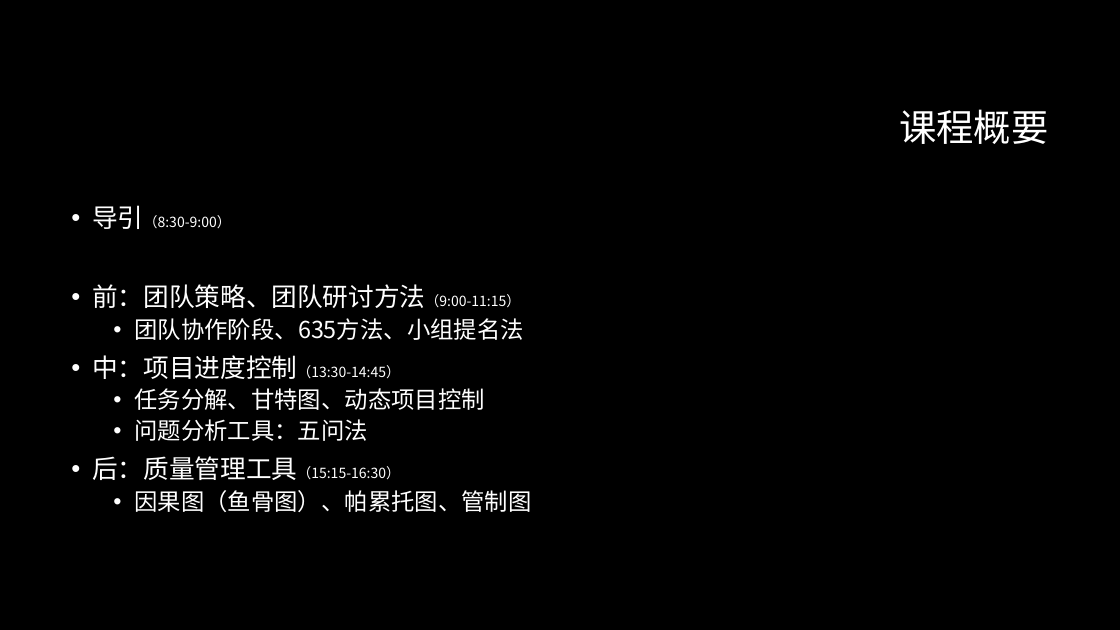
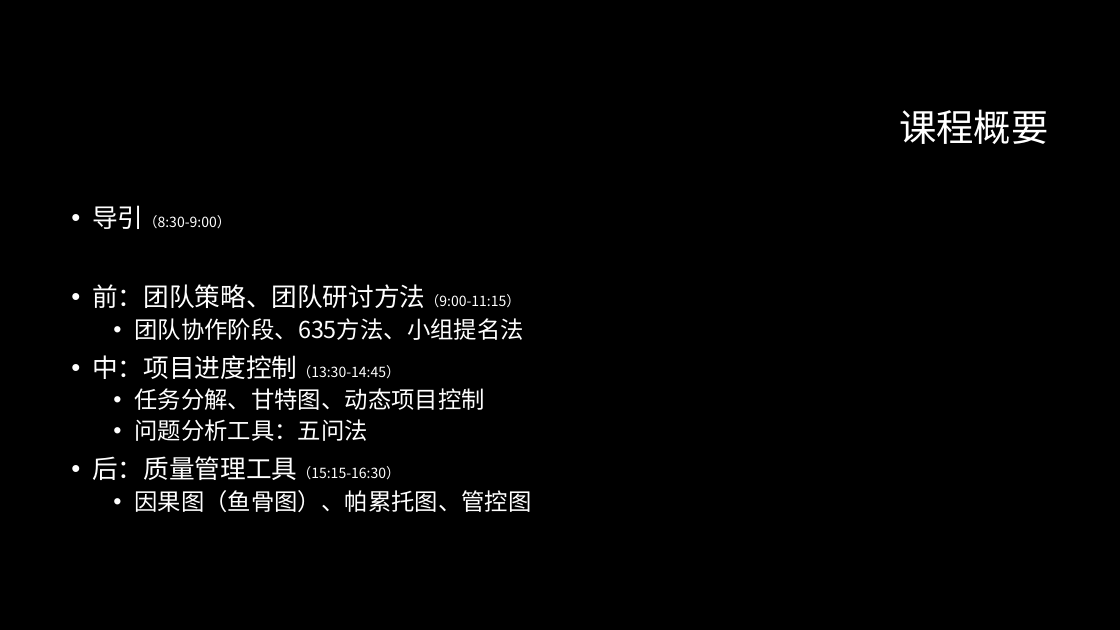
Before and after one commit to woodyme/i.center_my_workzone, a slide deck: slide 3 of 科研工作/行动导向的教学方法/行动导向的教学方法I.pptx. Drawn at 1120x630 pixels with LibreOffice and Linux fonts; fonts in the diff are those of the drawing; background and template pictures are left out. Boxes give left, top, right and bottom in pixels: in the first picture for what was removed or moved away, otherwise in the second. Text is boxed around its words. In the diff, an @@ line names an element or a change of style, - is before the commit and + after.

```diff
--- a/科研工作/行动导向的教学方法/行动导向的教学方法I.pptx
+++ b/科研工作/行动导向的教学方法/行动导向的教学方法I.pptx
@@ text at bbox=[134, 490, 531, 512]: text changed @@
-  • 因果图（鱼骨图）、帕累托图、管制图
+  • 因果图（鱼骨图）、帕累托图、管控图
```
Also in this commit, not shown: 1 other slide changed, 4 other files.
